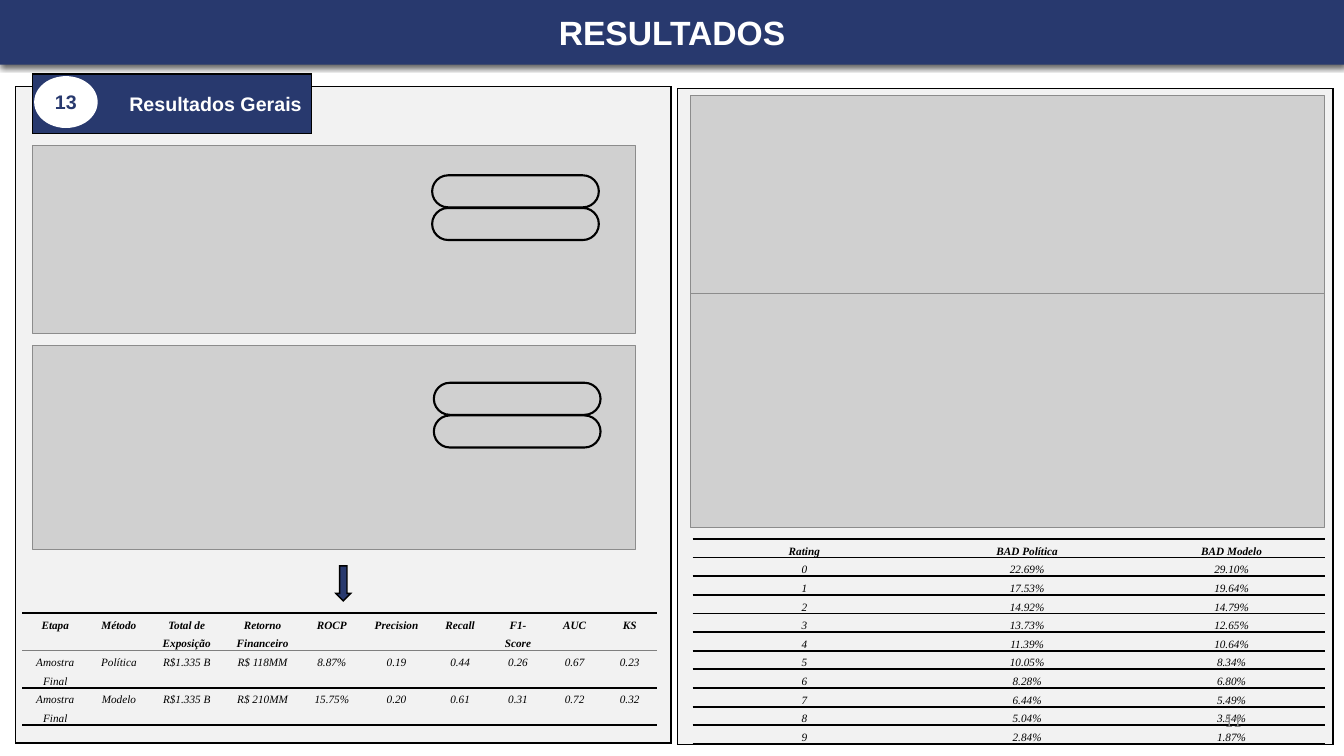
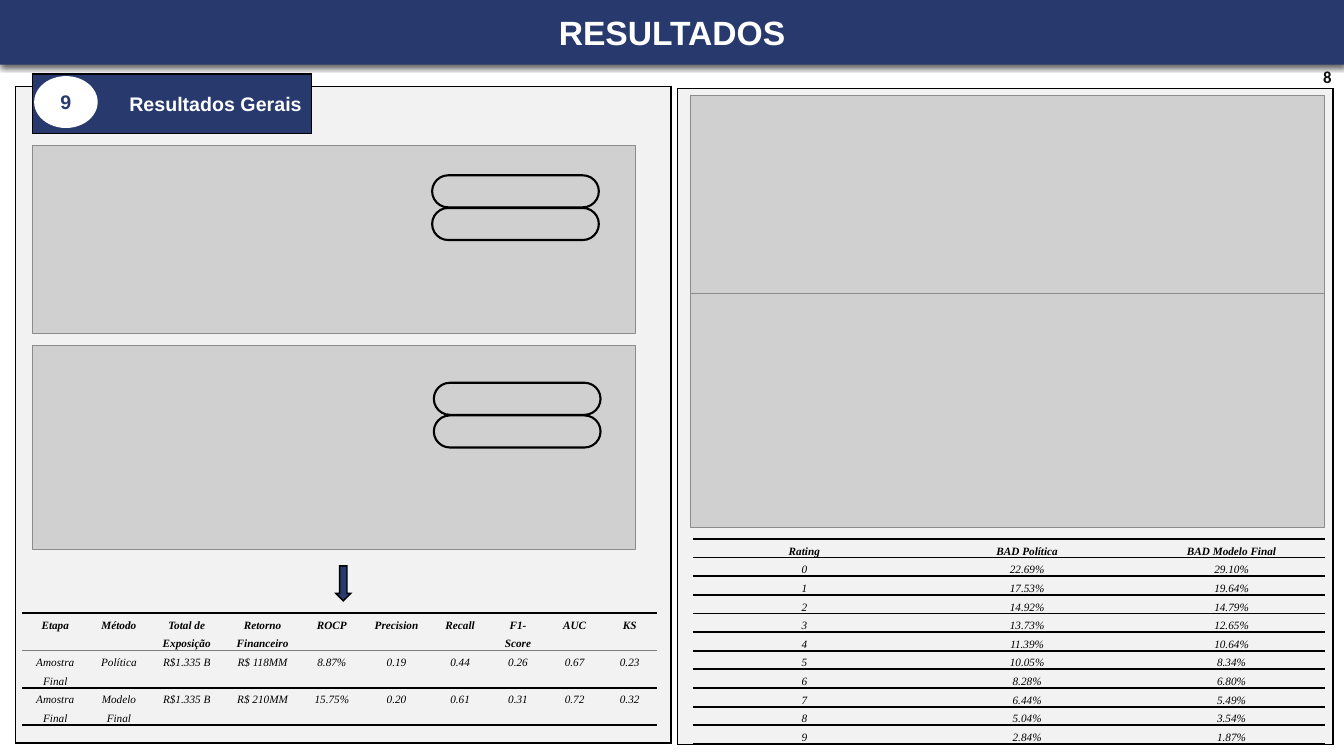
Before and after one commit to leonardovargas10/Modelo_Risco_de_Credito, a slide deck: slide 8 of documents/Apresentação - Leonardo_Aderaldo_Vargas[1].pptx (slide 11 before the commit). Drawn at 1344x756 pixels with LibreOffice and Linux fonts; fonts in the diff are those of the drawing; grey boxes stand for pictures. Boxes give left, top, right and bottom in pixels: in the first picture for what was removed or moved away, otherwise in the second. Text is boxed around its words. In the diff, an @@ line names an element or a change of style, - is before the commit and + after.

Commit message:
Finalização PPT TCC - 21/03 - Leo

```diff
--- a/documents/Apresentação - Leonardo_Aderaldo_Vargas[1].pptx
+++ b/documents/Apresentação - Leonardo_Aderaldo_Vargas[1].pptx
@@ page number added at (x1=1323, y1=71, x2=1331, y2=87), 12 pt, text #0D0D0D, bold @@
+8
@@ text in ellipse at (x1=60, y1=95, x2=71, y2=109): text changed @@
-13
+9
@@ table at (x1=693, y1=539, x2=1325, y2=748) @@
-row 1, column 3: BAD Modelo
+row 1, column 3: BAD Modelo Final
@@ table at (x1=22, y1=613, x2=656, y2=729) @@
-row 3, column 2: Modelo
+row 3, column 2: Modelo Final
@@ page number removed at (x1=1224, y1=714, x2=1241, y2=727) @@
-11
```
Also in this commit, not shown: 11 other slides changed, 3 slides added, 1 slide removed.
